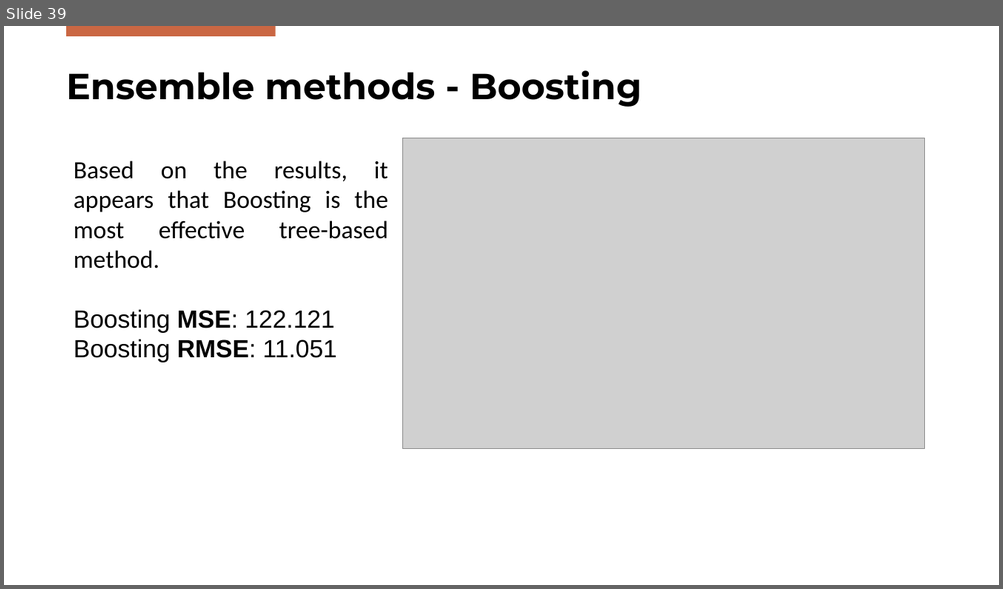
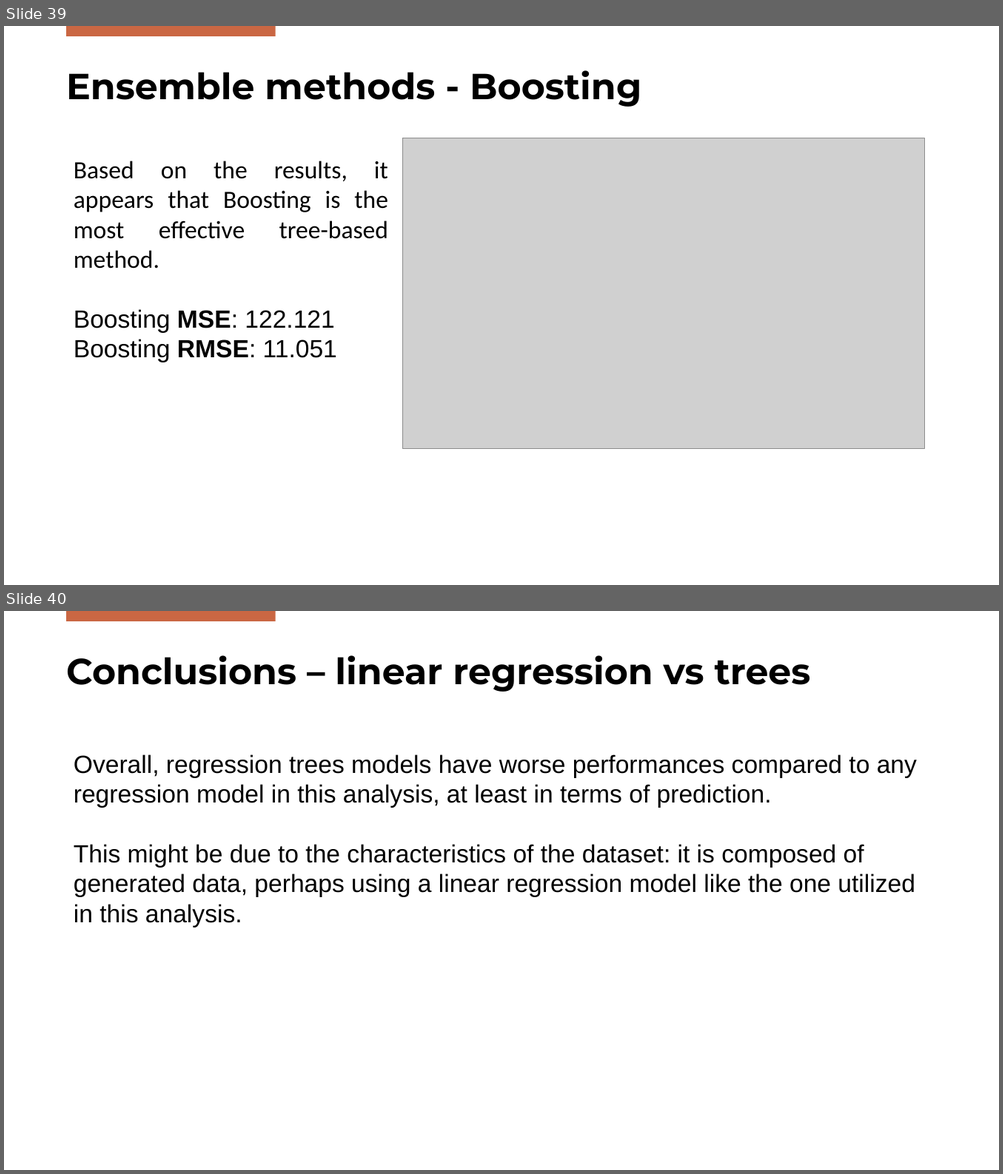
Before and after one commit to DanieleGotti/Food_Delivery_Time_Prediction, a slide deck: Presentazione_Gotti_Mazzoleni.pptx. Shown one above the other, each under a label of ours: slide 39 before the commit, slides 39 and 40 after it. The pictures are 1003x589 and 1003x1174 pixels, drawn with LibreOffice and Linux fonts; fonts in the diff are those of the drawing; grey boxes stand for pictures; background and template pictures are left out. Boxes give left, top, right and bottom in pixels: in the first picture for what was removed or moved away, otherwise in the second. Text is boxed around its words. In the diff, an @@ line names an element or a change of style, - is before the commit and + after.

```diff
--- a/Presentazione_Gotti_Mazzoleni.pptx
+++ b/Presentazione_Gotti_Mazzoleni.pptx
@@ slide 40 added at (4, 611, 999, 1170), background #FFFFFF; not listed: 1 template element that a slide beside it also shows @@
@@ title added at (66, 655, 811, 692), 35 pt, text #000000, bold @@
+Conclusions – linear regression vs trees
@@ text added at (74, 755, 916, 928), 24 pt, text #000000 @@
+Overall, regression trees models have worse performances compared to any regression model in this analysis, at least in terms of prediction.
+This might be due to the characteristics of the dataset: it is composed of generated data, perhaps using a linear regression model like the one utilized in this analysis.
```
Also in this commit, not shown: 3 slides changed, 1 other file.
